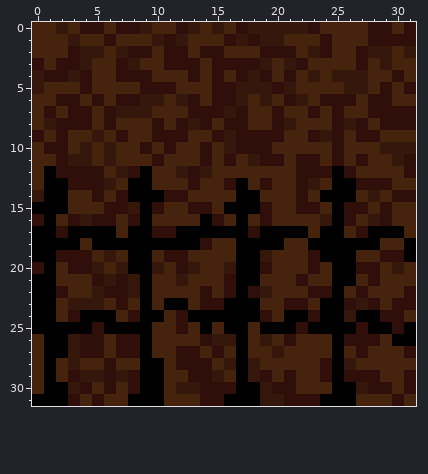
Pixel-art sprite, stored at res/topFence.png. The picture above was drawn from the file before the commit.
The file is 32x32 pixels.
After the commit:
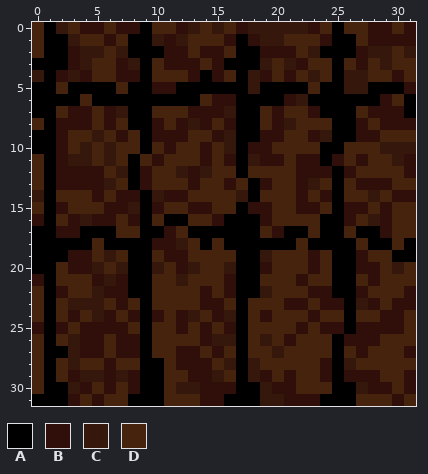
Palette (. is transparent): A #000000  B #300f0a  C #36170c  D #45230d
What changed:
Colour B gives way to colour A in row 2 at x 8 to 9 and 24; in row 3 at x 0, 2 and 16 to 18; in row 4 at x 1, 9 and 17; in row 5 at x 4, 9, 15 to 16, 20 and 29; in row 6 at x 2 to 3, 5, 7 to 8, 13, 24 to 26 and 28; in row 7 at x 1, 17, 25 and 31.
Colour B gives way to colour A in row 8 at x 17 and 25; in row 9 at x 0, 17 to 18 and 25; in row 10 at x 1, 9, 17 and 25; in row 12 at x 8; in row 17 at x 10, 18 and 27; in row 18 at x 14.
Colour B gives way to colour A in row 19 at x 2 and 30; in row 20 at x 0; in row 22 at x 18; in row 23 at x 26.
Colour C gives way to colour A in row 0 at x 9; in row 1 at x 17; in row 4 at x 25; in row 5 at x 0, 17, 19 and 21; in row 6 at x 9 to 10, 12, 17 and 19; in row 7 at x 8 to 9.
Colour C gives way to colour A in row 8 at x 1 and 26; in row 16 at x 24; in rows 21 to 22 at x 8; in row 24 at x 26.
Colour D gives way to colour A in row 0 at x 1 and 25; in row 1 at x 1 to 2, 8 to 9 and 25 to 26; in row 2 at x 1 to 2, 10, 17 to 18 and 25 to 26; in row 3 at x 1, 9 and 25; in row 4 at x 14; in row 5 at x 1, 3, 5 to 6, 8, 12 to 14, 22, 24 to 25, 28 and 30.
Colour D gives way to colour A in row 6 at x 0 to 1, 6, 11, 18, 20, 23, 27 and 31; in row 7 at x 0, 18, 24 and 26; in row 8 at x 8 to 9 and 18; in row 9 at x 1, 9 and 26; in row 10 at x 0 and 24; in row 11 at x 1, 8, 17 and 24.
Colour D gives way to colour A in row 12 at x 17; in row 13 at x 18; in row 16 at x 11 to 12, 16 and 18; in row 18 at x 4, 16, 21 and 29; in row 22 at x 26.
Colour A gives way to colour B in row 12 at x 9; in row 13 at x 2 and 9; in row 14 at x 8 and 24; in row 15 at x 2 and 18; in row 17 at x 3, 20 and 29; in row 18 at x 10 to 11.
Colour A gives way to colour B in row 21 at x 0; in row 23 at x 24 to 25; in row 24 at x 6, 10 and 15; in row 25 at x 0, 2, 4, 6 to 7, 14, 16, 24 to 25 and 28 to 29.
Colour D gives way to colour B in row 19 at x 27.
Colour A gives way to colour C in row 14 at x 10 and 17; in row 18 at x 12; in row 24 at x 5, 13 and 16.
Colour A gives way to colour D in row 13 at x 17 and 26; in row 14 at x 2 and 26; in row 15 at x 0 and 16; in row 16 at x 14; in row 17 at x 8, 12, 19 and 30; in row 18 at x 5, 13 and 27.
Colour A gives way to colour D in row 19 at x 24; in row 22 at x 0; in row 23 at x 0, 11 to 12, 16 and 18; in row 24 at x 0, 4, 14, 18, 21 to 22, 24 to 25 and 27 to 28; in row 25 at x 3, 8, 19 to 21, 23 and 31; in row 26 at x 2 and 30 to 31.
Colour B gives way to colour D in row 19 at x 29.
Where, in picture pixels (left, top, right, bottom), the same in both pictures:
changed: (32, 22, 416, 346)
